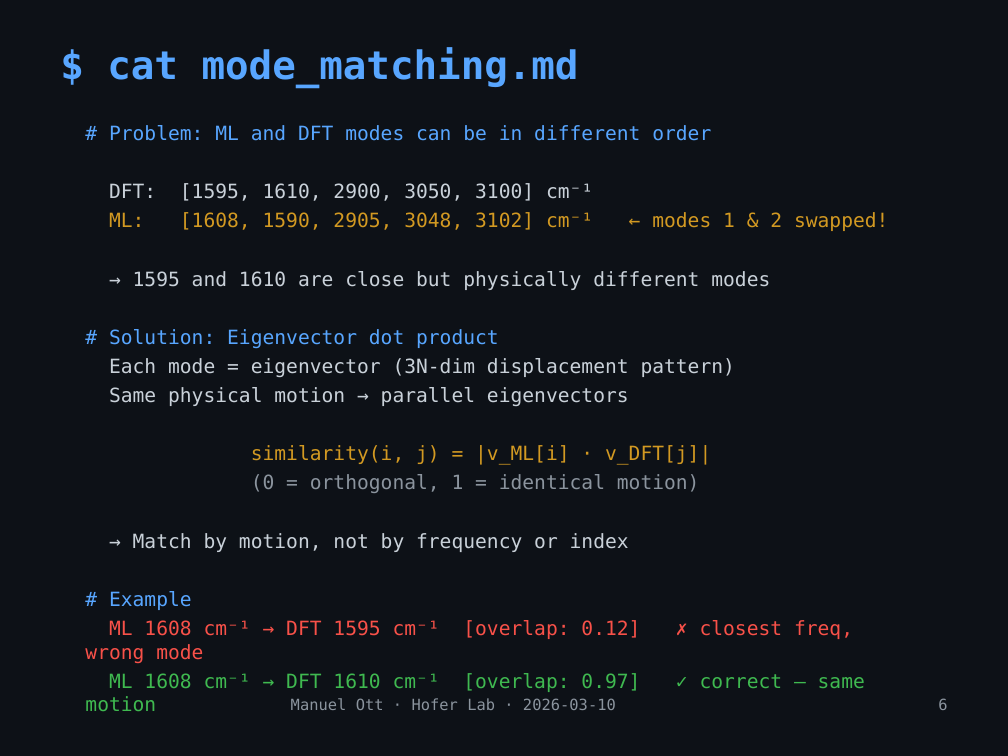
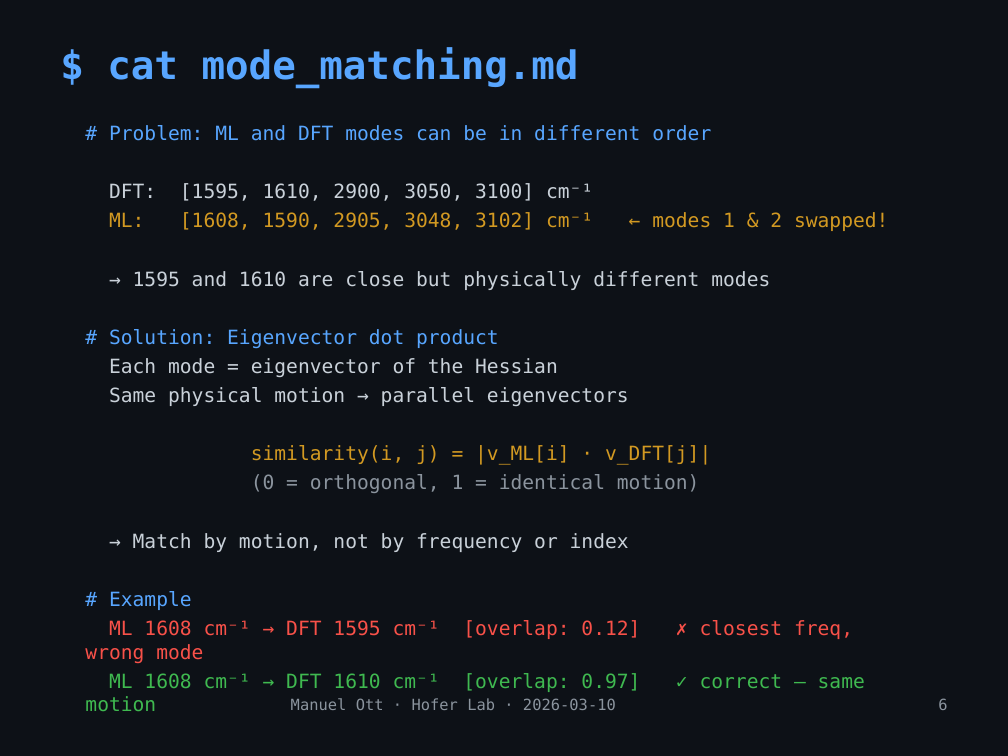
Before and after one commit to mott91/mace_gaussian_interface, a slide deck: slide 7 of presentation/presentation_v2.pptx. Drawn at 1008x756 pixels with LibreOffice and Linux fonts; fonts in the diff are those of the drawing. Boxes give left, top, right and bottom in pixels: in the first picture for what was removed or moved away, otherwise in the second. Text is boxed around its words. In the diff, an @@ line names an element or a change of style, - is before the commit and + after.

```diff
--- a/presentation/presentation_v2.pptx
+++ b/presentation/presentation_v2.pptx
@@ text at box(109, 358, 558, 377): text changed @@
-Each mode = eigenvector (3N-dim displacement pattern)
+Each mode = eigenvector of the Hessian
```
Also in this commit, not shown: 8 other slides changed, 1 other file.
